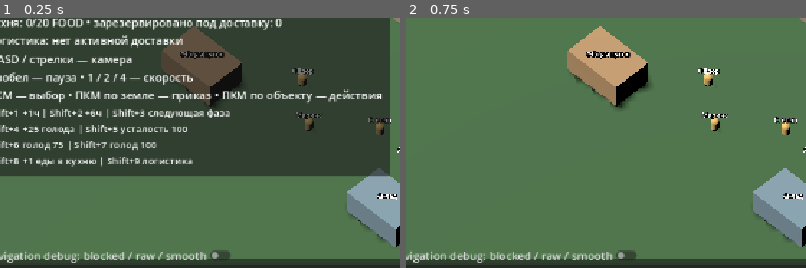
Above: before the commit, frames 1-2 (left to right).
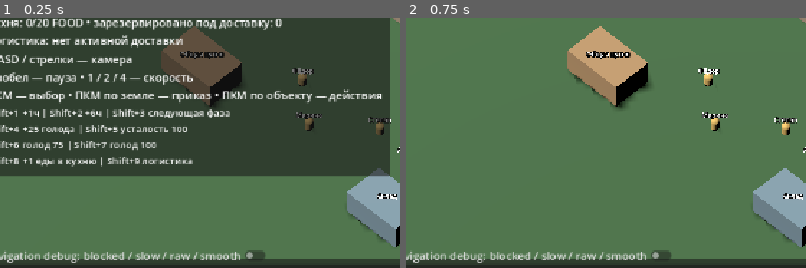
Above: after the commit, the same moments.

Repository: vladlopata5/village-sim
Game: Godot game, scene res://scenes/main_3d.tscn
Same seed, same stepped clock (60 frames per second), same inputs: the game is played once before the commit and once after it.
Inputs:
- Up to frame 1 (0.25 s): no input
- Up to frame 2 (0.75 s): click "Свернуть" at 0.5 s
The pictures show only the part of the screen within x 4-54%, y 37-87%; the shares and areas given below are measured in that part.

The runs differ from the first frame. In frame 1, 0.7% of the frame differs, in the area x 34-67%, y 92-97%; in frame 2, 0.7%.

Commit message:
Add weighted traversal and make tree navigation zones walkable

Diff:
--- a/scripts/balance_config.gd
+++ b/scripts/balance_config.gd
@@ -118,3 +118,6 @@
 
 # Small cleanup preference against world urgency 0..11000; no age term.
 const PORTER_GROUND_CLEANUP_BONUS := 200.0
+
+# Physical traversal only; planting/forestry balance remains unchanged.
+const TREE_TRAVERSAL_SPEED_MULTIPLIER := 0.20
--- a/scripts/navigation_grid.gd
+++ b/scripts/navigation_grid.gd
@@ -11,6 +11,9 @@
 var _backend := AStarGrid2D.new()
 var _blockers: Dictionary = {} # Stable blocker ID -> occupied navigation cells.
 var _counts: Dictionary = {} # Cell -> number of independent obstacle owners.
+var _traversal_sources: Dictionary = {} # ID -> {cells, speed}; separate from solids.
+var _cell_speeds: Dictionary = {} # Cell -> {source ID: multiplier}.
+var _fastest_speed := 1.0
 func _init(world_bounds: Rect2 = WORLD_BOUNDS, resident_radius: float = Geometry.RESIDENT_RADIUS) -> void:
 	bounds = world_bounds
 	clearance = resident_radius
@@ -74,6 +77,90 @@
 		else: _counts[cell] = count
 		_backend.set_point_solid(cell, count > 0 or _outside_clearance(cell))
 	_blockers.erase(id)
+# Modifier footprints have no resident clearance. Slow sources overlap by minimum,
+# not multiplication. Default ground applies only when no source covers the cell.
+func set_traversal_modifier(id: StringName, area: Rect2, multiplier: float) -> void:
+	if id.is_empty() or not is_finite(multiplier) or multiplier <= 0.0: return
+	var affected := _detach_traversal_source(id)
+	var cells: Array[Vector2i] = []
+	if area.has_area():
+		var first := world_to_cell(Coordinates.from_plane(area.position))
+		var end := (area.end-bounds.position)/CELL_SIZE
+		for y in range(maxi(0,first.y),mini(grid_size().y,ceili(end.y))):
+			for x in range(maxi(0,first.x),mini(grid_size().x,ceili(end.x))):
+				var cell := Vector2i(x,y)
+				cells.append(cell)
+				if not _cell_speeds.has(cell): _cell_speeds[cell] = {}
+				_cell_speeds[cell][id] = multiplier
+				affected[cell] = true
+	_traversal_sources[id] = {"cells":cells,"speed":multiplier}
+	_update_traversal_weights(affected)
+	_publish_change()
+func remove_traversal_modifier(id: StringName) -> void:
+	if not _traversal_sources.has(id): return
+	_update_traversal_weights(_detach_traversal_source(id))
+	_publish_change()
+func _detach_traversal_source(id: StringName) -> Dictionary:
+	var affected: Dictionary = {}
+	for cell in _traversal_sources.get(id,{}).get("cells",[]):
+		_cell_speeds[cell].erase(id)
+		if _cell_speeds[cell].is_empty(): _cell_speeds.erase(cell)
+		affected[cell] = true
+	_traversal_sources.erase(id)
+	return affected
+func get_cell_speed_multiplier(cell: Vector2i) -> float:
+	if not _cell_speeds.has(cell): return 1.0
+	var speed_multiplier := INF
+	for value in _cell_speeds[cell].values(): speed_multiplier = minf(speed_multiplier,value)
+	return speed_multiplier
+func modified_cells() -> Array[Vector2i]:
+	var cells: Array[Vector2i] = []
+	cells.assign(_cell_speeds.keys())
+	return cells
+func get_world_speed_multiplier(point: Vector3) -> float:
+	return get_cell_speed_multiplier(world_to_cell(point))
+func get_cell_traversal_cost(cell: Vector2i) -> float:
+	return _fastest_speed/get_cell_speed_multiplier(cell)
+func _update_traversal_weights(affected: Dictionary) -> void:
+	var fastest := 1.0
+	for source in _traversal_sources.values(): fastest = maxf(fastest,source.speed)
+	var cells: Array = affected.keys()
+	if fastest != _fastest_speed: cells = _all_cells()
+	_fastest_speed = fastest
+	# Common normalization leaves route ordering unchanged and weights >= 1, so
+	# the existing octile heuristic remains admissible even for future speedups.
+	for cell in cells: _backend.set_point_weight_scale(cell,get_cell_traversal_cost(cell))
+
+# Split at every X/Z cell boundary. Both movement and smoothing integrate the
+# same distance / speed; midpoint sampling is exact within each constant cell.
+func traversal_segments(start: Vector3, target: Vector3) -> Array[Dictionary]:
+	var cuts: Array[float] = [0.0,1.0]
+	var a := Coordinates.world_plane(start)
+	var b := Coordinates.world_plane(target)
+	for axis in range(2):
+		var direction: float = b[axis]-a[axis]
+		if absf(direction) < 0.000001: continue
+		var low := floori((minf(a[axis],b[axis])-bounds.position[axis])/CELL_SIZE)+1
+		var high := ceili((maxf(a[axis],b[axis])-bounds.position[axis])/CELL_SIZE)
+		for edge in range(low,high):
+			var fraction: float = (bounds.position[axis]+edge*CELL_SIZE-a[axis])/direction
+			if fraction > 0.0 and fraction < 1.0: cuts.append(fraction)
+	cuts.sort()
+	var segments: Array[Dictionary] = []
+	for index in range(1,cuts.size()):
+		if cuts[index] <= cuts[index-1]: continue
+		var first := start.lerp(target,cuts[index-1])
+		var last := start.lerp(target,cuts[index])
+		segments.append({"start":first,"end":last,"cost":first.distance_to(last)/get_world_speed_multiplier(first.lerp(last,0.5))})
+	return segments
+func segment_travel_cost(start: Vector3, target: Vector3) -> float:
+	var cost := 0.0
+	for segment in traversal_segments(start,target): cost += segment.cost
+	return cost
+func path_travel_cost(path: PackedVector3Array) -> float:
+	var cost := 0.0
+	for index in range(1,path.size()): cost += segment_travel_cost(path[index-1],path[index])
+	return cost
 func _publish_change() -> void:
 	revision += 1
 	changed.emit(revision)
@@ -134,10 +221,16 @@
 	var result := PackedVector3Array()
 	if raw.is_empty(): return result
 	result.append(raw[0])
+	var cumulative: Array[float] = [0.0]
+	for index in range(1,raw.size()):
+		cumulative.append(cumulative[-1]+segment_travel_cost(raw[index-1],raw[index]))
 	var anchor := 0
 	while anchor < raw.size()-1:
 		var next := raw.size()-1
-		while next > anchor+1 and not has_line_of_sight(raw[anchor],raw[next]): next -= 1
+		while next > anchor+1:
+			var original_cost: float = cumulative[next]-cumulative[anchor]
+			if has_line_of_sight(raw[anchor],raw[next]) and segment_travel_cost(raw[anchor],raw[next]) <= original_cost+0.00001: break
+			next -= 1
 		if not has_line_of_sight(raw[anchor],raw[next]): return PackedVector3Array()
 		result.append(raw[next])
 		anchor = next
--- a/scripts/world_3d/grid_movement_3d.gd
+++ b/scripts/world_3d/grid_movement_3d.gd
@@ -12,6 +12,8 @@
 var _moving := false
 var _pending := false
 var _index := 0
+var _segments: Array[Dictionary] = []
+var _spent := 0.0
 var _revision := -1
 func set_target(world_position: Vector3) -> void:
 	_target = world_position
@@ -19,12 +21,16 @@
 	_pending = true # Plan on advance, after intent ownership is established.
 	raw_path.clear()
 	_path.clear()
+	_segments.clear()
+	_spent = 0.0
 	path_changed.emit(_path)
 func stop() -> void:
 	_moving = false
 	_pending = false
 	raw_path.clear()
 	_path.clear()
+	_segments.clear()
+	_spent = 0.0
 	path_changed.emit(_path)
 func is_moving() -> bool: return _moving
 func current_path() -> PackedVector3Array: return _path
@@ -39,21 +45,31 @@
 		_path = navigation.smooth_path(raw_path)
 		_pending = false
 		_revision = navigation.revision
-		_index = 1
+		_index = 0
+		_spent = 0.0
+		_segments.clear()
 		if _path.is_empty():
 			_fail()
 			return
+		for index in range(1,_path.size()):
+			_segments.append_array(navigation.traversal_segments(_path[index-1],_path[index]))
 		path_changed.emit(_path)
 	var remaining := maxf(delta,0.0) * maxf(speed,0.0)
-	# Consume distance across waypoints, so x20 cannot lose time at cell edges.
-	while _index < _path.size():
-		var waypoint := _path[_index]
-		var distance := body.global_position.distance_to(waypoint)
-		if distance > remaining:
-			body.global_position = body.global_position.move_toward(waypoint,remaining)
+	# Budget is elapsed time * base speed. Crossing slow cells consumes more of
+	# that budget; consume all boundaries so large x20 steps remain FPS independent.
+	while _index < _segments.size():
+		var segment := _segments[_index]
+		var cost: float = segment.cost
+		var left := maxf(cost-_spent,0.0)
+		if left > remaining:
+			_spent += remaining
+			# Interpolate from the fixed segment start instead of accumulating
+			# float32 transform rounding on every rendered/physics frame.
+			body.global_position = segment.start.lerp(segment.end,_spent/cost)
 			return
-		body.global_position = waypoint
-		remaining -= distance
+		body.global_position = segment.end
+		remaining = maxf(remaining-left,0.0)
+		_spent = 0.0
 		_index += 1
 	stop()
 	arrived.emit()
--- a/scripts/world_3d/main_3d.gd
+++ b/scripts/world_3d/main_3d.gd
@@ -28,7 +28,7 @@
 	navigation.changed.connect(_on_navigation_changed)
 	var toggle := CheckButton.new()
 	toggle.name = "NavigationDebugToggle"
-	toggle.text = "Navigation debug: blocked / raw / smooth"
+	toggle.text = "Navigation debug: blocked / slow / raw / smooth"
 	toggle.position = Vector2(16,590)
 	toggle.toggled.connect(navigation_debug.set_enabled)
 	toggle.toggled.connect(_set_work_area_debug)
@@ -215,7 +215,7 @@
 	return Rect2(point-Vector2.ONE*tree.physical_radius,Vector2.ONE*tree.physical_radius*2.0)
 func _deplete_tree(tree: RefCounted) -> void:
 	if not tree_views.has(tree.id): return # Exactly-once world removal/yield.
-	navigation.remove_blocker(tree.id)
+	navigation.remove_traversal_modifier(tree.id)
 	runtime_placement_blockers.unregister(tree.id)
 	var view: Node = tree_views[tree.id]
 	view.queue_free()
@@ -250,7 +250,7 @@
 	tree_views[tree.id] = view
 	_refresh_tree_blocker(tree)
 func _refresh_tree_blocker(tree: RefCounted) -> void:
-	navigation.add_blocker(tree.id,tree_footprint(tree))
+	navigation.set_traversal_modifier(tree.id,tree_footprint(tree),preload("res://scripts/balance_config.gd").TREE_TRAVERSAL_SPEED_MULTIPLIER)
 	runtime_placement_blockers.unregister(tree.id)
 	runtime_placement_blockers.register_circle(tree.id,_tree_world_position.bind(tree),tree.physical_radius)
 func spawn_sapling(position: Vector2) -> RefCounted:
--- a/scripts/world_3d/navigation_grid_debug.gd
+++ b/scripts/world_3d/navigation_grid_debug.gd
@@ -3,12 +3,14 @@
 var navigation: RefCounted
 var movement: Node
 var _blocked := MeshInstance3D.new()
+var _slow := MeshInstance3D.new()
 var _raw := MeshInstance3D.new()
 var _smooth := MeshInstance3D.new()
 var _enabled := false
 func setup(grid: RefCounted) -> void:
 	navigation = grid
 	add_child(_blocked)
+	add_child(_slow)
 	add_child(_raw)
 	add_child(_smooth)
 	navigation.changed.connect(_on_grid_changed)
@@ -37,10 +39,12 @@
 	material.albedo_color = color
 	return material
 func _draw_blockers() -> void:
+	_draw_cells(_blocked,navigation.blocked_cells(),Color("a25945"))
+	_draw_cells(_slow,navigation.modified_cells(),Color("d6b440"))
+func _draw_cells(view: MeshInstance3D, cells: Array, color: Color) -> void:
 	var mesh := ImmediateMesh.new()
-	var cells: Array = navigation.blocked_cells()
 	if not cells.is_empty():
-		mesh.surface_begin(Mesh.PRIMITIVE_TRIANGLES,_material(Color("a25945")))
+		mesh.surface_begin(Mesh.PRIMITIVE_TRIANGLES,_material(color))
 		for cell in cells:
 			var center: Vector3 = navigation.cell_to_world(cell,0.025)
 			var half: float = navigation.CELL_SIZE/2.0
@@ -50,7 +54,7 @@
 			var d := center+Vector3(-half,0,half)
 			for point in [a,c,b,a,d,c]: mesh.surface_add_vertex(point)
 		mesh.surface_end()
-	_blocked.mesh = mesh
+	view.mesh = mesh
 func _draw_paths() -> void:
 	if is_instance_valid(movement): _on_path_changed(movement.current_path())
 	else:
--- a/tests/test_forestry.gd
+++ b/tests/test_forestry.gd
@@ -51,7 +51,7 @@
 	for tree in scene.trees:
 		check(not ids.has(tree.id),"Unique tree ID")
 		ids[tree.id] = true
-		check(not scene.navigation.is_world_walkable(Coordinates.to_world(tree.position)),"Standing tree blocks navigation including clearance")
+		check(scene.navigation.is_world_walkable(Coordinates.to_world(tree.position)) and is_equal_approx(scene.navigation.get_world_speed_multiplier(Coordinates.to_world(tree.position)),0.2),"Standing tree is walkable with slow traversal")
 		check(scene.runtime_placement_blockers.has_blocker(tree.id),"Tree opt-in generic placement blocker")
 		check(scene.build_grid.occupied_cells(tree.id).is_empty(),"Tree never occupies BuildGrid")
 		var point: Variant = scene.tree_locations.resolve(tree,scene.resident_runtimes[1].view.get_sim_position())
--- a/tests/test_lumberjack_hut.gd
+++ b/tests/test_lumberjack_hut.gd
@@ -138,7 +138,7 @@
 	check(scene.trees.size()==count+1 and scene.forestry_area.claims.is_empty(),"Full planting creates exactly one individual sapling")
 	var sapling = scene.trees.back()
 	check(sapling.state==TreeData.State.SAPLING and sapling.growth_progress==0,"New tree starts as sapling")
-	check(scene.runtime_placement_blockers.has_blocker(sapling.id) and not scene.navigation.is_world_walkable(Coordinates.to_world(sapling.position)) and scene.build_grid.occupied_cells(sapling.id).is_empty(),"Sapling blocks navigation/placement, never BuildGrid")
+	check(scene.runtime_placement_blockers.has_blocker(sapling.id) and scene.navigation.is_world_walkable(Coordinates.to_world(sapling.position)) and is_equal_approx(scene.navigation.get_world_speed_multiplier(Coordinates.to_world(sapling.position)),0.2) and scene.build_grid.occupied_cells(sapling.id).is_empty(),"Sapling slows navigation and blocks placement, never BuildGrid")
 	var count_before: int = scene.forestry_area.tree_count(hut)
 	check(not scene.forestry_area.spot_valid(hut,sapling.position) and not scene.forestry_area.spot_valid(hut,hut.position),"Tree and building overlap planting rejected")
 	# Grow through the same minute-event implementation without unrelated 4320-minute needs simulation.
--- a/tests/test_wander_3d_cleanup.gd
+++ b/tests/test_wander_3d_cleanup.gd
@@ -51,7 +51,8 @@
 		var access: Variant = scene.world_locations.get_position(building.id)
 		check(access is Vector2 and scene.navigation.is_world_walkable(Coordinates.to_world(access)), "Starter access point remains walkable")
 		expected_navigation.add_blocker(building.id,footprint)
-	for tree in scene.trees: expected_navigation.add_blocker(tree.id,scene.tree_footprint(tree))
+	for tree in scene.trees:
+		check(scene._reachable_wander_target(Vector2(-24.5*25,-13.25*25),tree.position), "Wander can target a slow tree cell through the ordinary full-path validator")
 	check(scene.navigation.blocked_cells() == expected_navigation.blocked_cells(), "Navigation blockers match exact snapped physical footprints plus unchanged clearance")
 	for resident in scene.residents:
 		check(scene.player_control.get_home(resident.id).id == resident.home_location_id and resident.home_location_id in expected, "Original home relationship remains valid")
--- /dev/null
+++ b/tests/test_weighted_navigation.gd
@@ -0,0 +1,174 @@
+extends SceneTree
+const Grid = preload("res://scripts/navigation_grid.gd")
+const Movement = preload("res://scripts/world_3d/grid_movement_3d.gd")
+const C = preload("res://scripts/world_3d/world_coordinates.gd")
+const G = preload("res://scripts/world_3d/world_geometry.gd")
+const Def = preload("res://scripts/building_definition.gd")
+const Instance = preload("res://scripts/building_instance.gd")
+const Types = preload("res://scripts/building_type.gd").Type
+const Balance = preload("res://scripts/balance_config.gd")
+var checks := 0
+var failures := 0
+func _initialize() -> void: call_deferred("run")
+func check(ok: bool, message: String) -> void:
+	checks += 1
+	if not ok:
+		failures += 1
+		push_error(message)
+func run() -> void:
+	var grid = Grid.new(Rect2(0,0,12,8),0.0)
+	var a := Vector3(1.25,0,3.25)
+	var b := Vector3(10.25,0,3.25)
+	check(Balance.TREE_TRAVERSAL_SPEED_MULTIPLIER==0.2,"Central tree speed balance")
+	check(grid.get_world_speed_multiplier(a)==1.0,"Ground default speed")
+	grid.set_traversal_modifier(&"forest",Rect2(4,2,3,2.5),0.2)
+	var raw: PackedVector3Array = grid.find_raw_path(a,b)
+	var path: PackedVector3Array = grid.smooth_path(raw)
+	check(not raw.is_empty() and path.size()>2 and path.size()<raw.size(),"Weighted A* detours, smoothing still removes waypoints")
+	check(grid.path_travel_cost(path)<grid.segment_travel_cost(a,b),"Faster detour survives smoothing; direct LOS is insufficient")
+	check(grid.path_travel_cost(path)<=grid.path_travel_cost(raw)+0.0001,"Smoothing never increases travel time")
+	print("Weighted raw/smooth: %d/%d, time %.3f/%.3f, direct %.3f" % [raw.size(),path.size(),grid.path_travel_cost(raw),grid.path_travel_cost(path),grid.segment_travel_cost(a,b)])
+	grid.set_traversal_modifier(&"second",Rect2(5,3,1,1),0.2)
+	check(is_equal_approx(grid.get_world_speed_multiplier(Vector3(5.25,0,3.25)),0.2),"Overlapping sources do not multiply to .04")
+	grid.remove_traversal_modifier(&"forest")
+	check(is_equal_approx(grid.get_world_speed_multiplier(Vector3(5.25,0,3.25)),0.2),"Removing one owner preserves second source")
+	grid.set_traversal_modifier(&"second",Rect2(8,6,1,1),0.2)
+	check(grid.get_world_speed_multiplier(Vector3(5.25,0,3.25))==1.0,"Replacing source releases its old cells")
+	grid.remove_traversal_modifier(&"second")
+	grid.remove_traversal_modifier(&"unknown")
+	check(grid.find_path(a,b).size()==2,"Last removal restores direct route immediately")
+	# Future speedups use normalized weights >= 1, including ground. No road system.
+	grid.set_traversal_modifier(&"fast_test",Rect2(1,1,9.5,0.5),3.0)
+	path = grid.find_path(a,b)
+	check(path.size()>2 and grid.path_travel_cost(path)<a.distance_to(b),"Generic speedup attracts a longer but faster route")
+	check(grid.get_cell_traversal_cost(grid.world_to_cell(Vector3(3.25,0,1.25)))==1.0 and grid.get_cell_traversal_cost(grid.world_to_cell(a))==3.0,"Normalization keeps fastest/ground weights 1/3, heuristic admissible")
+	grid.set_traversal_modifier(&"slow_test",Rect2(3,1,1,0.5),0.2)
+	check(is_equal_approx(grid.get_world_speed_multiplier(Vector3(3.25,0,1.25)),0.2),"Slowest source wins over a speedup, independent of insertion order")
+	grid.remove_traversal_modifier(&"slow_test")
+	grid.remove_traversal_modifier(&"fast_test")
+	check(grid.get_cell_traversal_cost(grid.world_to_cell(a))==1.0,"Removing maximum speed renormalizes remaining grid")
+	# A full-width slow band cannot isolate an otherwise connected world.
+	grid.set_traversal_modifier(&"only_exit",Rect2(4,0,1,8),0.2)
+	path = grid.find_path(a,b)
+	check(not path.is_empty() and grid.is_world_walkable(Vector3(4.25,0,3.25)),"Only exit through forest stays reachable")
+	check(is_equal_approx(grid.segment_travel_cost(a,b),13.0),"Travel cost integrates ground 8 plus slow distance 1/.2")
+	var body := Node3D.new()
+	root.add_child(body)
+	var mover := Movement.new()
+	body.add_child(mover)
+	mover.body=body
+	mover.navigation=grid
+	mover.speed=1.0
+	body.position=a
+	mover.set_target(b)
+	for frame in range(300): mover.advance(1.0/30.0)
+	var fps30: Vector3 = body.position
+	body.position=a
+	mover.set_target(b)
+	for frame in range(1440): mover.advance(1.0/144.0)
+	print("FPS drift: ",body.position.distance_to(fps30))
+	check(body.position.distance_to(fps30)<0.00001,"30/144 FPS identical across entry/exit boundaries")
+	body.position=a
+	mover.set_target(b)
+	mover.speed=20.0
+	mover.advance(0.5)
+	check(body.position.distance_to(fps30)<0.00001,"x1/x20 same game time across zone boundaries")
+	var paused_position: Vector3 = body.position
+	mover.advance(0)
+	check(body.position==paused_position,"Pause consumes no movement time")
+	mover.advance(1)
+	check(not mover.is_moving() and body.position==b,"Weighted movement reaches exact target")
+	grid.remove_traversal_modifier(&"only_exit")
+	var first := Vector3(2.25,0,3.25)
+	var last := Vector3(3.25,0,3.25)
+	body.position=first
+	mover.speed=1.0
+	mover.set_target(last)
+	mover.advance(1.0)
+	check(not mover.is_moving(),"One unit on ground takes one second at base speed1")
+	grid.set_traversal_modifier(&"uniform",grid.bounds,0.2)
+	body.position=first
+	mover.set_target(last)
+	mover.advance(1.0)
+	check(is_equal_approx(body.position.distance_to(first),0.2) and mover.is_moving(),"Same distance in forest progresses at one fifth speed")
+	mover.advance(4.0)
+	check(not mover.is_moving() and body.position==last,"Same distance takes exactly five times as long")
+	grid.remove_traversal_modifier(&"uniform")
+	var boundary_target := Vector3(5.000001,0,3.25)
+	body.position=a
+	mover.set_target(boundary_target)
+	mover.advance(20)
+	check(body.position==boundary_target and not mover.is_moving(),"Very short final cell segment still arrives at exact target")
+	body.position=a
+	mover.set_target(b)
+	mover.advance(0)
+	grid.set_traversal_modifier(&"live",Rect2(4,2,3,2.5),0.2)
+	mover.advance(0)
+	check(mover.current_path().size()>2,"Traversal revision replans an active target")
+	grid.remove_traversal_modifier(&"live")
+	mover.advance(0)
+	check(mover.current_path().size()==2,"Removal immediately restores active direct route")
+	body.free()
+	await corridor()
+	print("Weighted navigation: %d checks, %d failures" % [checks,failures])
+	quit(1 if failures else 0)
+func corridor() -> void:
+	var world = load("res://scenes/main_3d.tscn").instantiate()
+	root.add_child(world)
+	world.game_time.set_process(false)
+	world.social_events.enabled=false
+	for runtime in world.resident_runtimes:
+		runtime.decision._deciding=true
+		runtime.intents.abort_current(runtime.intents.current_intent)
+		runtime.view.set_physics_process(false)
+	await physics_frame
+	var hut = Instance.new(&"corridor_hut",Def.for_type(Types.LUMBERJACK_HUT),C.to_sim(Vector3(33,0,10)))
+	var saw = Instance.new(&"corridor_saw",Def.for_type(Types.SAWMILL),C.to_sim(Vector3(40,0,10)))
+	for building in [hut,saw]:
+		world.buildings.append(building)
+		world._show_building(building)
+	var trees: Array = []
+	for z in [8.0,12.0]:
+		trees.append(world.spawn_sapling(C.to_sim(Vector3(36,0,z))))
+	var start := Vector3(36,0,10)
+	var end := Vector3(36,0,5)
+	# Reproduce old hard-blocker state with the same physical geometry.
+	var old = Grid.new()
+	for building in world.buildings: old.add_blocker(building.id,G.footprint(building))
+	for tree in trees: old.add_blocker(tree.id,world.tree_footprint(tree))
+	check(old.find_path(start,end).is_empty(),"Original two-tree hut/sawmill corridor regression really was trapped")
+	check(not world.navigation.find_path(start,end).is_empty(),"Same corridor remains reachable with two soft saplings")
+	check(world.runtime_placement_blockers.has_blocker(trees[0].id),"Trees retain independent placement blocking")
+	world.placement.select(Def.for_type(Types.HOME))
+	world.placement.update_world_position(C.to_world(trees[0].position))
+	check(not world.placement.can_place(),"Soft tree still rejects building placement")
+	world.placement.cancel()
+	var actor = world.resident_runtimes[0]
+	actor.view.global_position=start
+	check(world.player_control.move_to(actor.data.id,C.to_sim(end)),"Real Stephan receives ordinary PlayerCommand")
+	var slow_seen := false
+	var normal_seen := false
+	for frame in range(250):
+		var before: Vector3 = actor.view.get_world_position()
+		actor.view._physics_process(0.02)
+		var after: Vector3 = actor.view.get_world_position()
+		var speed_at: float = world.navigation.get_world_speed_multiplier(before.lerp(after,0.5))
+		var moved: float = before.distance_to(after)
+		var expected: float = actor.view.movement.speed*0.02
+		if speed_at<1.0 and absf(moved-expected*0.2)<0.0001: slow_seen=true
+		if speed_at==1.0 and absf(moved-expected)<0.0001: normal_seen=true
+		if not actor.view.movement.is_moving(): break
+	check(slow_seen and normal_seen,"Actual executor slows in tree cells and restores ground speed")
+	check(actor.view.get_world_position().distance_to(end)<0.0001 and actor.commands.active_command==null,"Corridor MOVE_TO arrives and completes")
+	var tree = trees[0]
+	var stable_id: StringName = tree.id
+	world._grow_trees(world.game_time.total_minutes+Balance.TREE_GROWTH_MINUTES)
+	check(tree.id==stable_id and is_equal_approx(world.navigation.get_world_speed_multiplier(C.to_world(tree.position)),0.2),"Growth preserves ID and replaces modifier cells without hard blocking")
+	check(tree.claim(&"test_chop") and tree.add_work(&"test_chop",tree.work_required),"Normal domain chopping depletes mature tree")
+	world._deplete_tree(tree)
+	check(world.navigation.get_world_speed_multiplier(C.to_world(tree.position))==1.0 and not world.runtime_placement_blockers.has_blocker(tree.id),"Depletion removes slow source and placement registration")
+	check(world.ground_resources.drops.size()==3,"Forestry yield remains three physical LOG")
+	world.spawn_sapling(tree.position)
+	check(is_equal_approx(world.navigation.get_world_speed_multiplier(C.to_world(tree.position)),0.2),"Replanting restores slow traversal")
+	check(not world.navigation.is_world_walkable(C.to_world(hut.position)) and not world.navigation.is_world_walkable(C.to_world(saw.position)),"Buildings remain hard navigation blockers")
+	world.free()
Not shown, added: tests/test_weighted_navigation.gd.uid
Not shown, changed: docs/DECISIONS.md
Not shown, changed: docs/GAME_DESIGN.md
Not shown, changed: docs/PHASE_4.md
Not shown, changed: docs/ROADMAP.md
